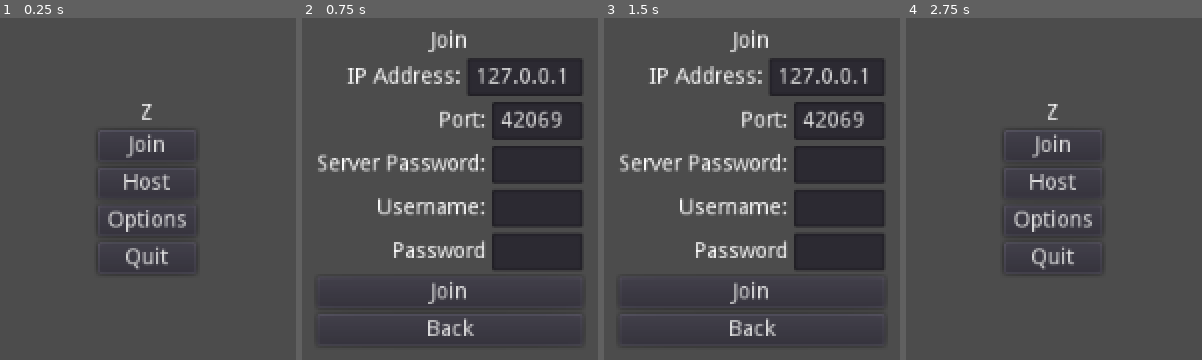
Above: before the commit, frames 1-4 (left to right).
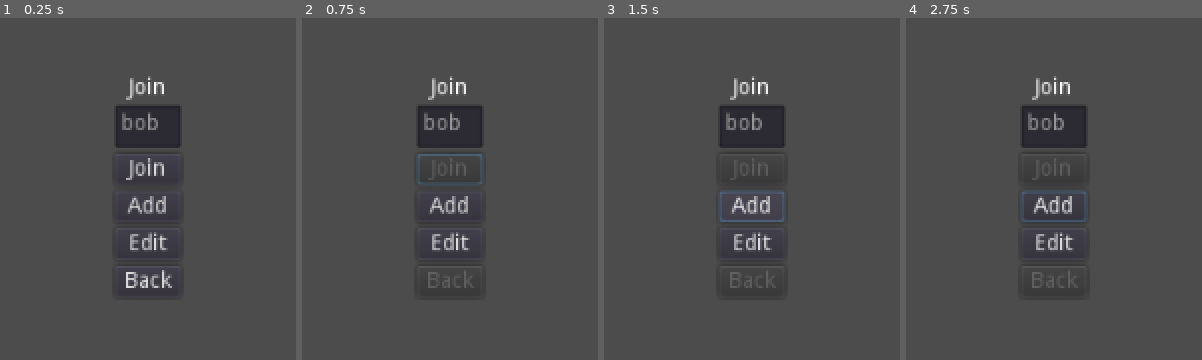
Above: after the commit, the same moments.

Repository: paperweights/z
Game: Godot game, scene res://menu/menu.tscn
Two runs of this game, one before a commit and one after it. Both use one fixed random seed, a clock stepped at 60 frames per second and the inputs below.
Inputs (mouse positions are in pixels of both pictures, inside the frame that each line leads up to):
- Up to frame 1 (0.25 s): no input
- Up to frame 2 (0.75 s): click "Join" at 0.5 s
- Up to frame 3 (1.5 s): click (752, 206) at 1.25 s, where only the run after the commit has a clickable "Add"
- Up to frame 4 (2.75 s): click (1054, 329) at 2 s, where only the run before the commit has a clickable "Back"

The runs differ from the first frame. In frame 1, 5.3% of the frame differs, in the area x 36-63%, y 16-79%; in frame 2, 26%; in frame 3, 26%, in the area x 5-95%, y 3-93%; in frame 4, 5.1%.
Error after the commit: Invalid set index 'text' (on base: 'null instance') with value of type 'String'. (res://menu/join_menu.gd:23)

Commit message:
working on adding servers
server connect info will be store in an ini to simplify switching
between servers

Diff:
--- a/menu/host_menu.gd
+++ b/menu/host_menu.gd
@@ -39,3 +39,4 @@
 
 func _on_Back_pressed():
 	_switch_menu(_main_menu)
+	return
--- a/menu/join_menu.gd
+++ b/menu/join_menu.gd
@@ -18,6 +18,7 @@
 
 
 func _ready():
+	$VBoxContainer/Servers.add_item("bob")
 	# set initial values
 	_line_edits[0].text = _address
 	_line_edits[1].text = str(_port)
--- a/menu/menu.tscn
+++ b/menu/menu.tscn
@@ -14,6 +14,7 @@
 }
 
 [node name="MainMenu" type="CenterContainer" parent="."]
+visible = false
 anchor_right = 1.0
 anchor_bottom = 1.0
 script = ExtResource( 1 )
@@ -66,6 +67,60 @@
 text = "Quit"
 
 [node name="JoinMenu" type="CenterContainer" parent="."]
+anchor_right = 1.0
+anchor_bottom = 1.0
+script = ExtResource( 2 )
+__meta__ = {
+"_edit_use_anchors_": false
+}
+_main_menu_node = NodePath("../MainMenu")
+
+[node name="VBoxContainer" type="VBoxContainer" parent="JoinMenu"]
+margin_left = 491.0
+margin_top = 238.0
+margin_right = 533.0
+margin_bottom = 361.0
+__meta__ = {
+"_edit_use_anchors_": false
+}
+
+[node name="Title" type="Label" parent="JoinMenu/VBoxContainer"]
+margin_right = 42.0
+margin_bottom = 14.0
+text = "Join"
+align = 1
+
+[node name="Servers" type="ItemList" parent="JoinMenu/VBoxContainer"]
+margin_top = 18.0
+margin_right = 42.0
+margin_bottom = 27.0
+auto_height = true
+
+[node name="Join" type="Button" parent="JoinMenu/VBoxContainer"]
+margin_top = 31.0
+margin_right = 42.0
+margin_bottom = 51.0
+text = "Join"
+
+[node name="Add" type="Button" parent="JoinMenu/VBoxContainer"]
+margin_top = 55.0
+margin_right = 42.0
+margin_bottom = 75.0
+text = "Add"
+
+[node name="Edit" type="Button" parent="JoinMenu/VBoxContainer"]
+margin_top = 79.0
+margin_right = 42.0
+margin_bottom = 99.0
+text = "Edit"
+
+[node name="Back" type="Button" parent="JoinMenu/VBoxContainer"]
+margin_top = 103.0
+margin_right = 42.0
+margin_bottom = 123.0
+text = "Back"
+
+[node name="AddServerMenu" type="CenterContainer" parent="."]
 visible = false
 anchor_right = 1.0
 anchor_bottom = 1.0
@@ -75,55 +130,75 @@
 }
 _main_menu_node = NodePath("../MainMenu")
 
-[node name="VBoxContainer" type="VBoxContainer" parent="JoinMenu"]
+[node name="VBoxContainer" type="VBoxContainer" parent="AddServerMenu"]
 margin_left = 427.0
-margin_top = 199.0
+margin_top = 185.0
 margin_right = 597.0
-margin_bottom = 401.0
-__meta__ = {
-"_edit_use_anchors_": false
-}
-
-[node name="Title" type="Label" parent="JoinMenu/VBoxContainer"]
-margin_right = 170.0
-margin_bottom = 14.0
-text = "Join"
-align = 1
-
-[node name="IpAddress" type="HBoxContainer" parent="JoinMenu/VBoxContainer"]
+margin_bottom = 415.0
+__meta__ = {
+"_edit_use_anchors_": false
+}
+
+[node name="Title" type="Label" parent="AddServerMenu/VBoxContainer"]
+margin_right = 170.0
+margin_bottom = 14.0
+text = "Add Server"
+align = 1
+
+[node name="Name" type="HBoxContainer" parent="AddServerMenu/VBoxContainer"]
 margin_top = 18.0
 margin_right = 170.0
 margin_bottom = 42.0
 alignment = 2
 
-[node name="Label" type="Label" parent="JoinMenu/VBoxContainer/IpAddress"]
+[node name="Label" type="Label" parent="AddServerMenu/VBoxContainer/Name"]
+margin_left = 22.0
+margin_top = 5.0
+margin_right = 108.0
+margin_bottom = 19.0
+text = "Server Name:"
+
+[node name="LineEdit" type="LineEdit" parent="AddServerMenu/VBoxContainer/Name"]
+margin_left = 112.0
+margin_right = 170.0
+margin_bottom = 24.0
+max_length = 32
+expand_to_text_length = true
+
+[node name="IpAddress" type="HBoxContainer" parent="AddServerMenu/VBoxContainer"]
+margin_top = 46.0
+margin_right = 170.0
+margin_bottom = 70.0
+alignment = 2
+
+[node name="Label" type="Label" parent="AddServerMenu/VBoxContainer/IpAddress"]
 margin_left = 35.0
 margin_top = 5.0
 margin_right = 108.0
 margin_bottom = 19.0
 text = "IP Address:"
 
-[node name="LineEdit" type="LineEdit" parent="JoinMenu/VBoxContainer/IpAddress"]
+[node name="LineEdit" type="LineEdit" parent="AddServerMenu/VBoxContainer/IpAddress"]
 margin_left = 112.0
 margin_right = 170.0
 margin_bottom = 24.0
 expand_to_text_length = true
 script = ExtResource( 3 )
 
-[node name="Port" type="HBoxContainer" parent="JoinMenu/VBoxContainer"]
-margin_top = 46.0
-margin_right = 170.0
-margin_bottom = 70.0
-alignment = 2
-
-[node name="Label" type="Label" parent="JoinMenu/VBoxContainer/Port"]
+[node name="Port" type="HBoxContainer" parent="AddServerMenu/VBoxContainer"]
+margin_top = 74.0
+margin_right = 170.0
+margin_bottom = 98.0
+alignment = 2
+
+[node name="Label" type="Label" parent="AddServerMenu/VBoxContainer/Port"]
 margin_left = 78.0
 margin_top = 5.0
 margin_right = 108.0
 margin_bottom = 19.0
 text = "Port:"
 
-[node name="LineEdit" type="LineEdit" parent="JoinMenu/VBoxContainer/Port"]
+[node name="LineEdit" type="LineEdit" parent="AddServerMenu/VBoxContainer/Port"]
 margin_left = 112.0
 margin_right = 170.0
 margin_bottom = 24.0
@@ -131,19 +206,19 @@
 expand_to_text_length = true
 script = ExtResource( 4 )
 
-[node name="ServerPassword" type="HBoxContainer" parent="JoinMenu/VBoxContainer"]
-margin_top = 74.0
-margin_right = 170.0
-margin_bottom = 98.0
-alignment = 2
-
-[node name="Label" type="Label" parent="JoinMenu/VBoxContainer/ServerPassword"]
+[node name="ServerPassword" type="HBoxContainer" parent="AddServerMenu/VBoxContainer"]
+margin_top = 102.0
+margin_right = 170.0
+margin_bottom = 126.0
+alignment = 2
+
+[node name="Label" type="Label" parent="AddServerMenu/VBoxContainer/ServerPassword"]
 margin_top = 5.0
 margin_right = 108.0
 margin_bottom = 19.0
 text = "Server Password:"
 
-[node name="LineEdit" type="LineEdit" parent="JoinMenu/VBoxContainer/ServerPassword"]
+[node name="LineEdit" type="LineEdit" parent="AddServerMenu/VBoxContainer/ServerPassword"]
 margin_left = 112.0
 margin_right = 170.0
 margin_bottom = 24.0
@@ -151,40 +226,40 @@
 secret = true
 expand_to_text_length = true
 
-[node name="Username" type="HBoxContainer" parent="JoinMenu/VBoxContainer"]
-margin_top = 102.0
-margin_right = 170.0
-margin_bottom = 126.0
-alignment = 2
-
-[node name="Label" type="Label" parent="JoinMenu/VBoxContainer/Username"]
+[node name="Username" type="HBoxContainer" parent="AddServerMenu/VBoxContainer"]
+margin_top = 130.0
+margin_right = 170.0
+margin_bottom = 154.0
+alignment = 2
+
+[node name="Label" type="Label" parent="AddServerMenu/VBoxContainer/Username"]
 margin_left = 38.0
 margin_top = 5.0
 margin_right = 108.0
 margin_bottom = 19.0
 text = "Username:"
 
-[node name="LineEdit" type="LineEdit" parent="JoinMenu/VBoxContainer/Username"]
+[node name="LineEdit" type="LineEdit" parent="AddServerMenu/VBoxContainer/Username"]
 margin_left = 112.0
 margin_right = 170.0
 margin_bottom = 24.0
 max_length = 32
 expand_to_text_length = true
 
-[node name="Password" type="HBoxContainer" parent="JoinMenu/VBoxContainer"]
-margin_top = 130.0
-margin_right = 170.0
-margin_bottom = 154.0
-alignment = 2
-
-[node name="Label" type="Label" parent="JoinMenu/VBoxContainer/Password"]
+[node name="Password" type="HBoxContainer" parent="AddServerMenu/VBoxContainer"]
+margin_top = 158.0
+margin_right = 170.0
+margin_bottom = 182.0
+alignment = 2
+
+[node name="Label" type="Label" parent="AddServerMenu/VBoxContainer/Password"]
 margin_left = 48.0
 margin_top = 5.0
 margin_right = 108.0
 margin_bottom = 19.0
 text = "Password"
 
-[node name="LineEdit" type="LineEdit" parent="JoinMenu/VBoxContainer/Password"]
+[node name="LineEdit" type="LineEdit" parent="AddServerMenu/VBoxContainer/Password"]
 margin_left = 112.0
 margin_right = 170.0
 margin_bottom = 24.0
@@ -192,16 +267,16 @@
 secret = true
 expand_to_text_length = true
 
-[node name="Join" type="Button" parent="JoinMenu/VBoxContainer"]
-margin_top = 158.0
-margin_right = 170.0
-margin_bottom = 178.0
-text = "Join"
-
-[node name="Back" type="Button" parent="JoinMenu/VBoxContainer"]
-margin_top = 182.0
-margin_right = 170.0
-margin_bottom = 202.0
+[node name="Done" type="Button" parent="AddServerMenu/VBoxContainer"]
+margin_top = 186.0
+margin_right = 170.0
+margin_bottom = 206.0
+text = "Done"
+
+[node name="Back" type="Button" parent="AddServerMenu/VBoxContainer"]
+margin_top = 210.0
+margin_right = 170.0
+margin_bottom = 230.0
 text = "Back"
 
 [node name="HostMenu" type="CenterContainer" parent="."]
@@ -314,10 +389,11 @@
 [connection signal="pressed" from="MainMenu/VBoxContainer/Host" to="MainMenu" method="_on_Host_pressed"]
 [connection signal="pressed" from="MainMenu/VBoxContainer/Options" to="MainMenu" method="_on_Options_pressed"]
 [connection signal="pressed" from="MainMenu/VBoxContainer/Quit" to="MainMenu" method="_on_Quit_pressed"]
-[connection signal="changed" from="JoinMenu/VBoxContainer/IpAddress/LineEdit" to="JoinMenu" method="_on_address_changed"]
-[connection signal="changed" from="JoinMenu/VBoxContainer/Port/LineEdit" to="JoinMenu" method="_on_port_changed"]
 [connection signal="pressed" from="JoinMenu/VBoxContainer/Join" to="JoinMenu" method="_on_Join_pressed"]
 [connection signal="pressed" from="JoinMenu/VBoxContainer/Back" to="JoinMenu" method="_on_Back_pressed"]
+[connection signal="changed" from="AddServerMenu/VBoxContainer/IpAddress/LineEdit" to="AddServerMenu" method="_on_address_changed"]
+[connection signal="changed" from="AddServerMenu/VBoxContainer/Port/LineEdit" to="AddServerMenu" method="_on_port_changed"]
+[connection signal="pressed" from="AddServerMenu/VBoxContainer/Back" to="AddServerMenu" method="_on_Back_pressed"]
 [connection signal="changed" from="HostMenu/VBoxContainer/Port/LineEdit" to="HostMenu" method="_on_LineEdit_changed"]
 [connection signal="pressed" from="HostMenu/VBoxContainer/Host" to="HostMenu" method="_on_host_pressed"]
 [connection signal="pressed" from="HostMenu/VBoxContainer/Back" to="HostMenu" method="_on_Back_pressed"]
